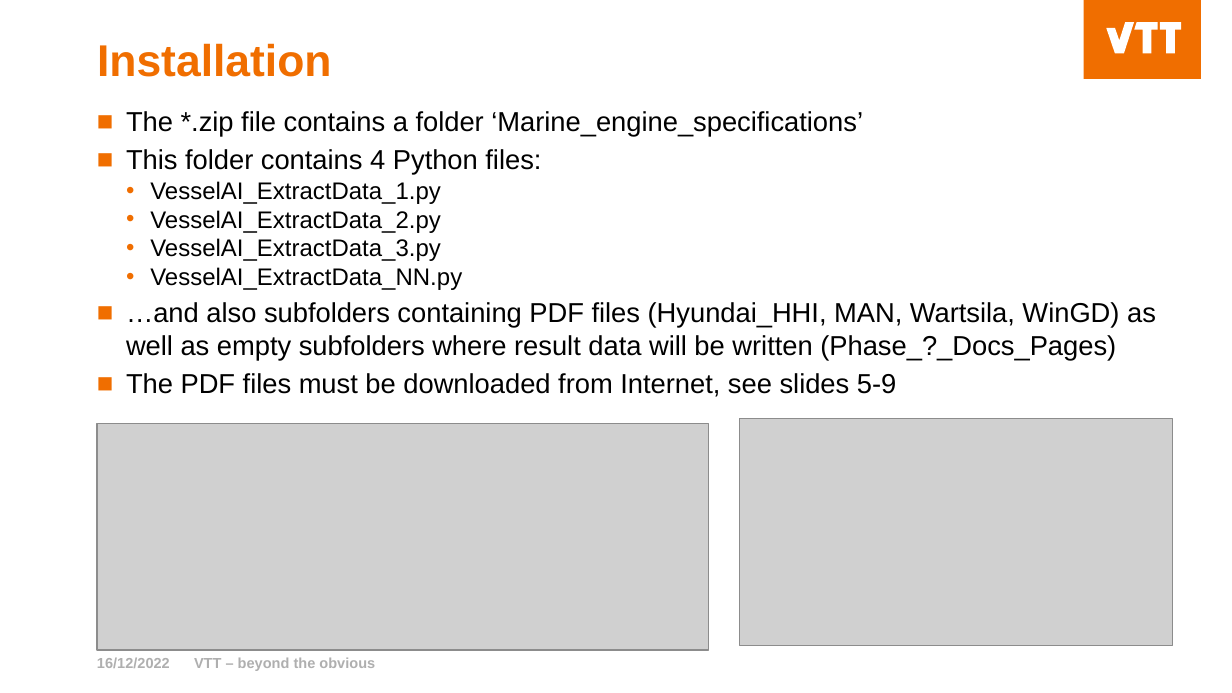
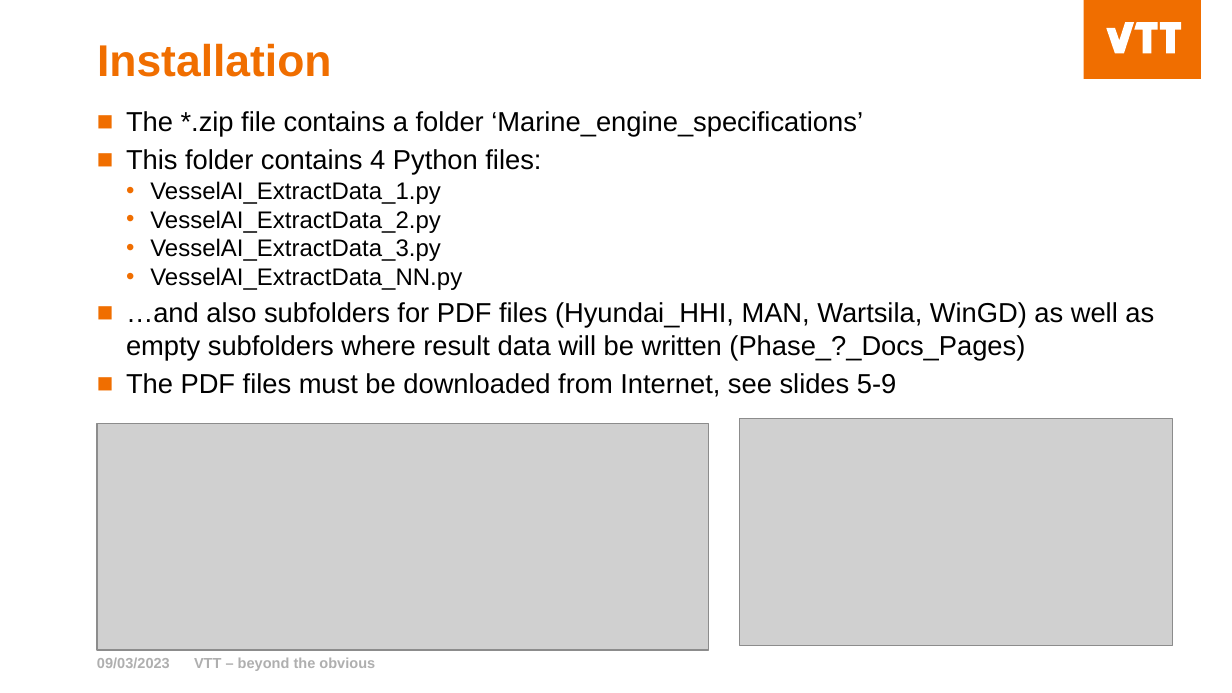
Before and after one commit to VesselAI/vesselai-info-extract, a slide deck: slide 22 of VesselAI_InfoExtract_UserGuide.pptx (slide 20 before the commit). Drawn at 1232x693 pixels with LibreOffice and Linux fonts; fonts in the diff are those of the drawing; grey boxes stand for pictures. Boxes give left, top, right and bottom in pixels: in the first picture for what was removed or moved away, otherwise in the second. Text is boxed around its words. In the diff, an @@ line names an element or a change of style, - is before the commit and + after.

```diff
--- a/VesselAI_InfoExtract_UserGuide.pptx
+++ b/VesselAI_InfoExtract_UserGuide.pptx
@@ text at (x1=126, y1=302, x2=1154, y2=361): text changed @@
-■ …and also subfolders containing PDF files (Hyundai_HHI, MAN, Wartsila, WinGD) as well as empty subfolders where result data will be written (Phase_?_Docs_Pages)
+■ …and also subfolders for PDF files (Hyundai_HHI, MAN, Wartsila, WinGD) as well as empty subfolders where result data will be written (Phase_?_Docs_Pages)
@@ text at (x1=97, y1=657, x2=170, y2=668): text changed @@
-16/12/2022
+09/03/2023
```
Also in this commit, not shown: 21 other slides changed, 2 slides added, 1 other file.
